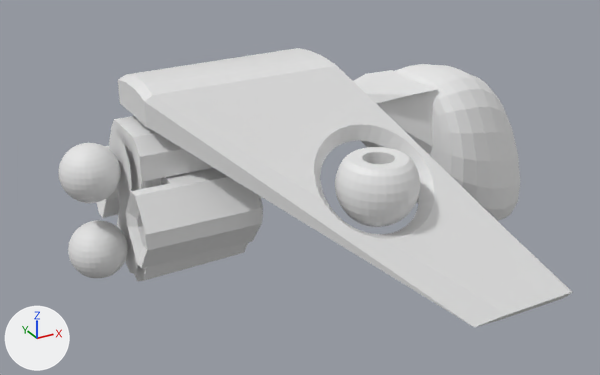
The Blender file DescentRemake/Assets/Graphics/Models/player_ship.blend as it was, and as the next commit left it.
Rendered twice from a 50 mm camera at (-4.16, -7.18, 3.77) aimed at (-0.24, -0.06, 0.21). Arrows for +X, +Y and +Z are at lower left; the lights stay in place.

Names of what the first picture shows: 'afterburners', 'bigEngine', 'cockpit', 'hull', 'hull.001', 'placeholdEng2', 'wings'.
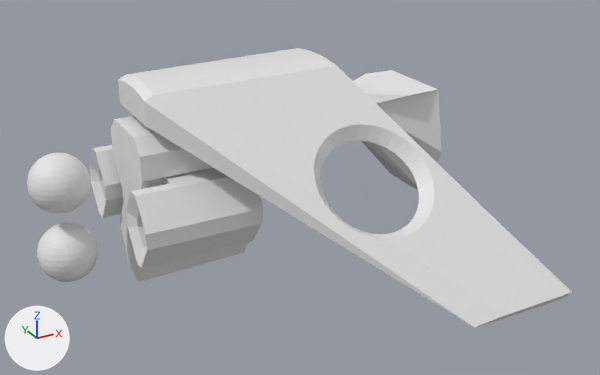
Diff of the bpy script that builds the scene:
```diff
--- a/DescentRemake/Assets/Graphics/Models/player_ship.blend.py
+++ b/DescentRemake/Assets/Graphics/Models/player_ship.blend.py
@@ ob_bigengine @@
 ob_bigengine.location = (-0.18, -1.406, 0.745)
+ob_bigengine.hide_viewport = True
@@ ob_cockpit @@
 _m = ob_cockpit.modifiers.new('Subsurf', 'SUBSURF')
+ob_cockpit.hide_viewport = True
@@ ob_hull_001 @@
-ob_hull_001 = bpy.data.objects.new('hull.001', me_cube_002)
-ob_hull_001.location = (-2.143, 0.0, 0.455)
-_m = ob_hull_001.modifiers.new('Mirror', 'MIRROR')
-_m.use_axis = (False, True, False)
-_m.merge_threshold = 0.106
-_m.mirror_object = ob_hull
@@ ob_placeholdeng2 @@
 ob_placeholdeng2 = bpy.data.objects.new('placeholdEng2', me_sphere_004)
-ob_placeholdeng2.location = (-2.434, 0.0, 0.0)
+ob_placeholdeng2.location = (-2.723, 0.0, 0.043)
 _m = ob_placeholdeng2.modifiers.new('Mirror', 'MIRROR')
```

Pixel boxes [x1, y1, x2, y2] of what changed, in the pictures (600 x 375 px):
'cockpit', hidden: before [395, 64, 520, 221]
'placeholdEng2', moved: before [58, 143, 128, 278]; after [27, 152, 98, 282]
'bigEngine', hidden: before [335, 147, 420, 227]
'hull.001', deleted: before [109, 131, 137, 274]
